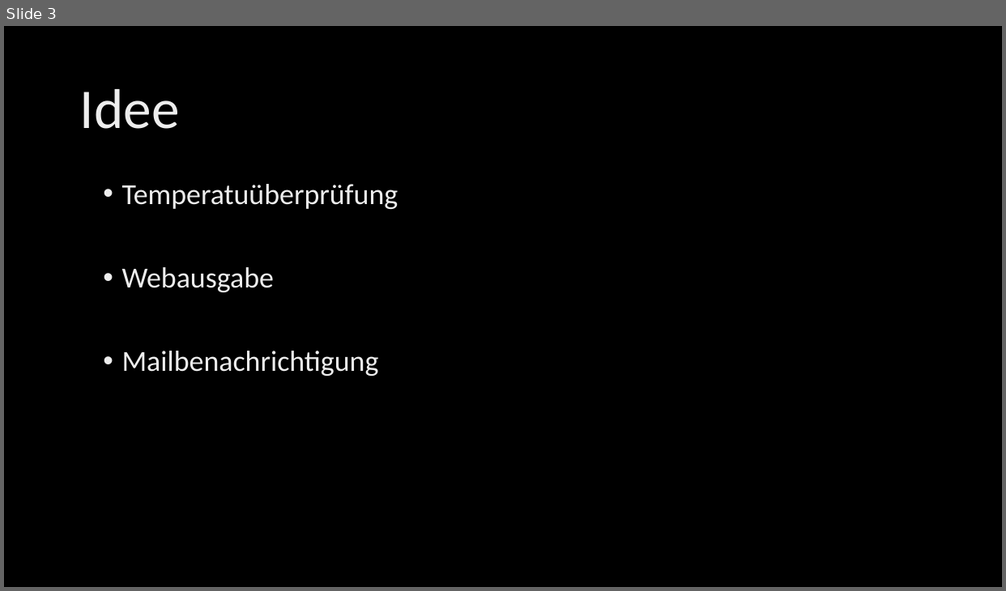
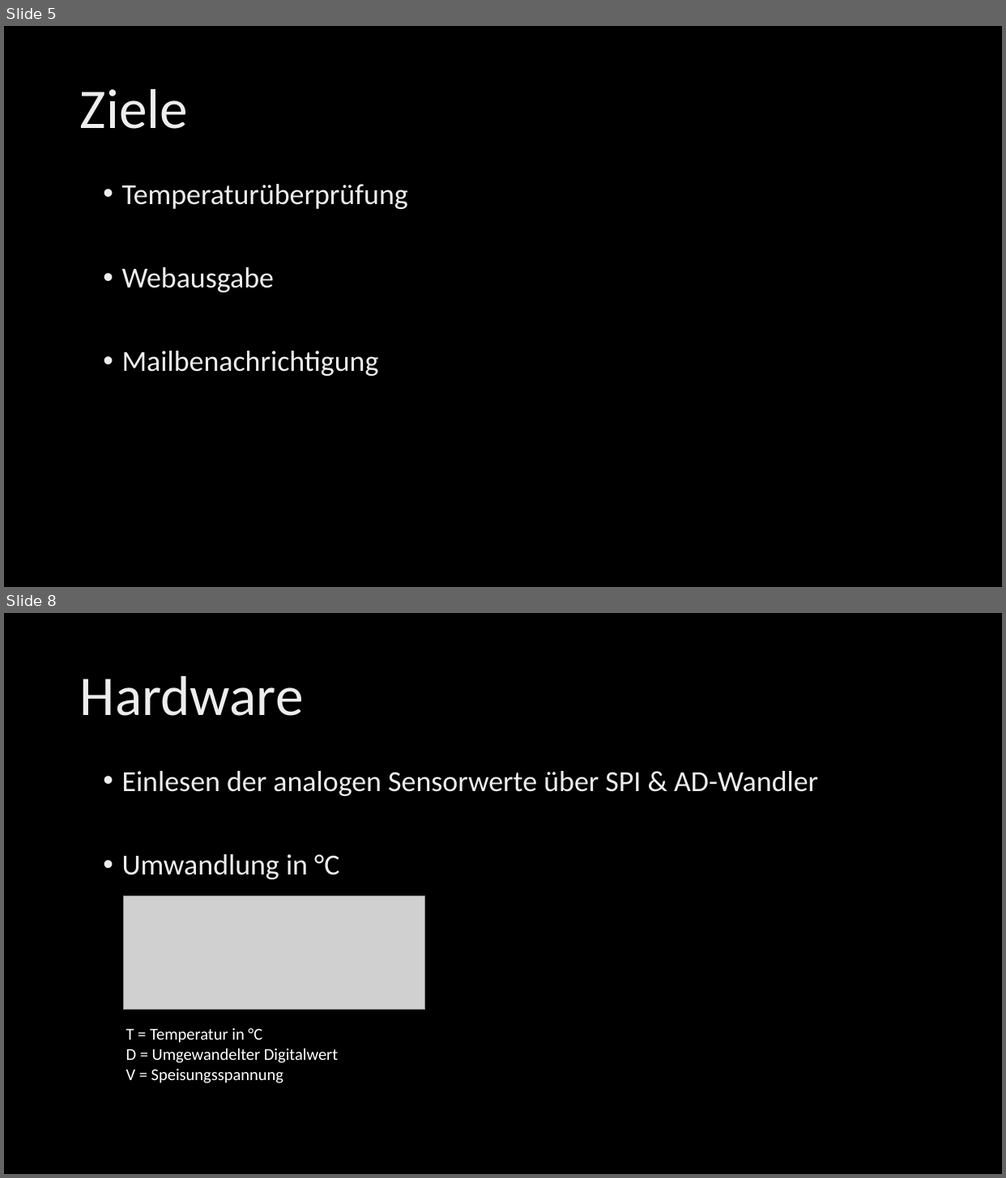
Before and after one commit to tkreienbuehl/I_BA_NS1701, a slide deck: Presentation/Presentation.pptx. Shown one above the other, each under a label of ours: slide 3 before the commit, slides 5 and 8 after it; the slides between them are not shown. The pictures are 1006x591 and 1006x1178 pixels, drawn with LibreOffice and Linux fonts; fonts in the diff are those of the drawing; grey boxes stand for pictures; background and template pictures are left out. Boxes give left, top, right and bottom in pixels: in the first picture for what was removed or moved away, otherwise in the second. Text is boxed around its words. In the diff, an @@ line names an element or a change of style, - is before the commit and + after.

```diff
--- a/Presentation/Presentation.pptx
+++ b/Presentation/Presentation.pptx
@@ slide 8 added at box(4, 613, 1002, 1174), background picture (left out) @@
@@ title added at box(80, 676, 304, 716), 54 pt, text gradient #BFBFBF to #EDEDED to #FFFFFF @@
+Hardware
@@ text added at box(122, 771, 818, 879), 28 pt, text gradient #BFBFBF to #EDEDED to #FFFFFF @@
+• Einlesen der analogen Sensorwerte über SPI & AD-Wandler
+• Umwandlung in °C
@@ picture added at box(124, 896, 424, 1010) @@
@@ text added at box(126, 1029, 338, 1084), 16 pt, text #FFFFFF @@
+T = Temperatur in °C
+D = Umgewandelter Digitalwert
+V = Speisungsspannung
@@ what was slide 3 is now slide 5 @@
@@ slide 5 changed as well @@
@@ title at box(80, 89, 188, 129): text changed @@
-Idee
+Ziele
@@ text at box(122, 184, 408, 209): text changed @@
-• Temperatuüberprüfung
+• Temperaturüberprüfung
```
Also in this commit, not shown: 3 other slides changed, 11 other slides added, 3 slides removed, 1 other file.
